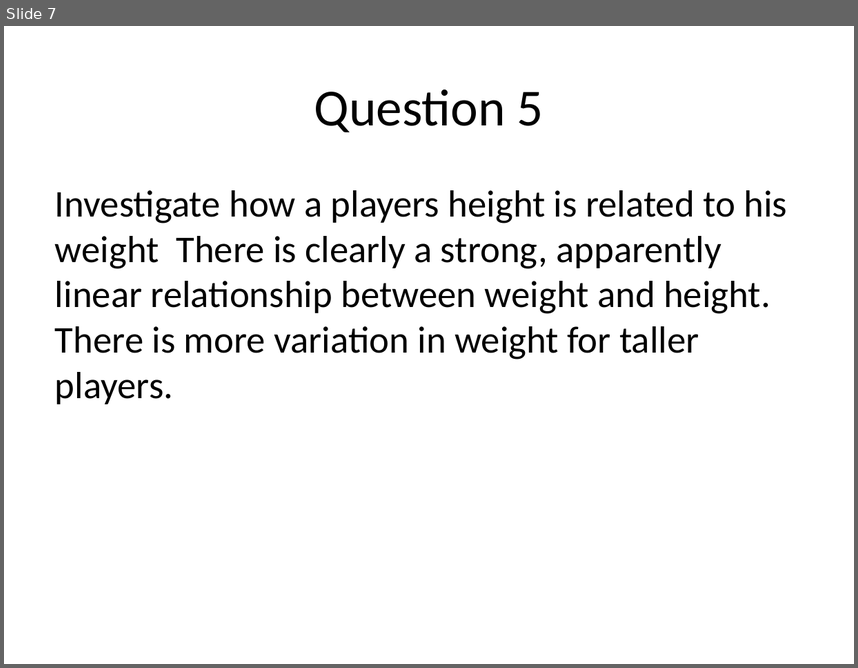
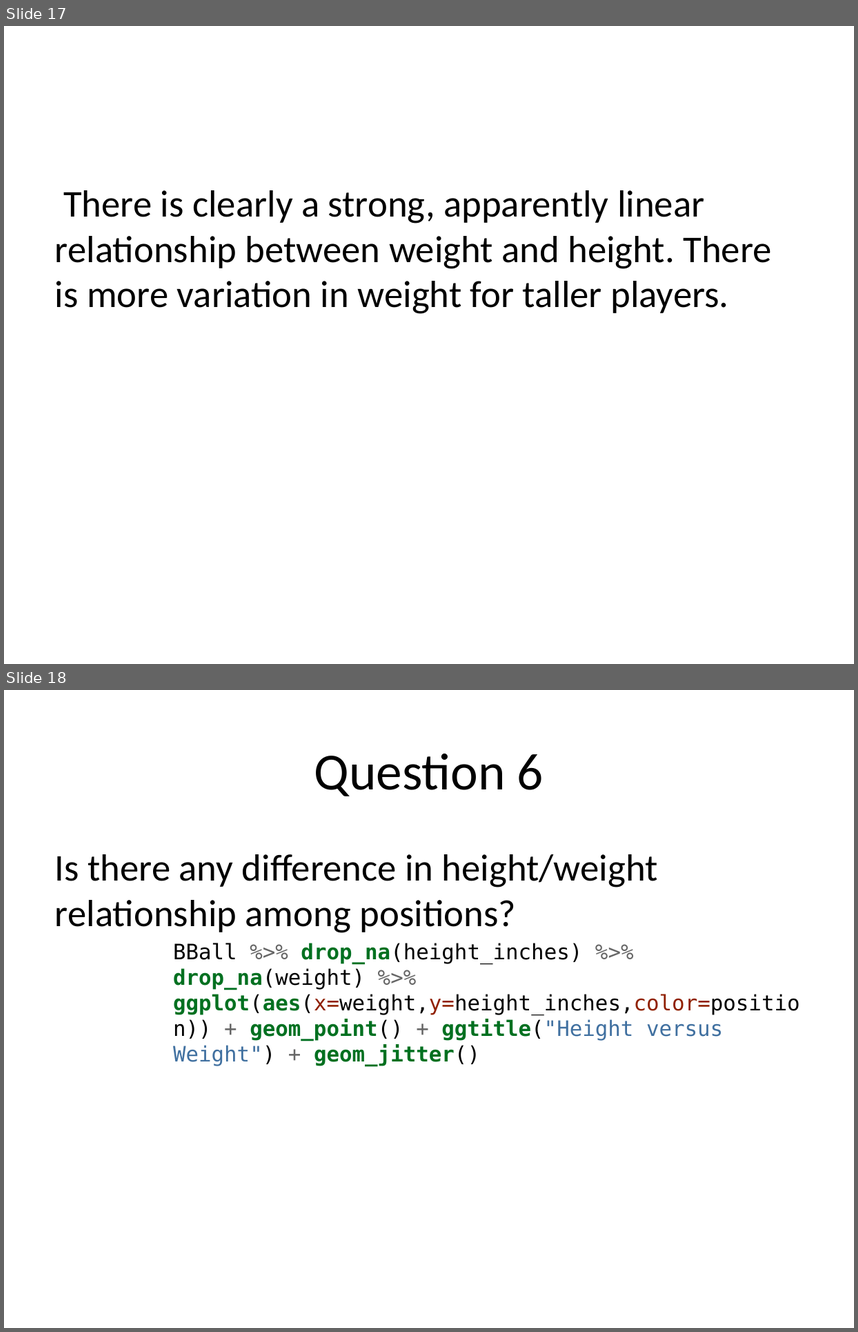
Before and after one commit to rmpalmer/MDS-6306-Doing-Data-Science-Fall-2019, a slide deck: Unit 2/Richard_Palmer_LiveSession_2.pptx. Shown one above the other, each under a label of ours: slide 7 before the commit, slides 17 and 18 after it. The pictures are 858x668 and 858x1332 pixels, drawn with LibreOffice and Linux fonts; fonts in the diff are those of the drawing. Boxes give left, top, right and bottom in pixels: in the first picture for what was removed or moved away, otherwise in the second. Text is boxed around its words. In the diff, an @@ line names an element or a change of style, - is before the commit and + after.

```diff
--- a/Unit 2/Richard_Palmer_LiveSession_2.pptx
+++ b/Unit 2/Richard_Palmer_LiveSession_2.pptx
@@ slide 18 added at (4,690,854,1328), background #FFFFFF @@
@@ title added at (314,753,544,796), 44 pt, text #000000 @@
+Question 6
@@ text added at (55,854,800,1065), 18 pt, text #000000 @@
+Is there any difference in height/weight relationship among positions?
+BBall %>% drop_na(height_inches) %>% drop_na(weight) %>% ggplot(aes(x=weight,y=height_inches,color=position)) + geom_point() + ggtitle("Height versus Weight") + geom_jitter()
@@ what was slide 7 is now slide 17 @@
@@ slide 17 changed as well @@
@@ title removed at (314,89,544,132) @@
-Question 5
@@ text at (55,190,771,314): text changed @@
-Investigate how a players height is related to his weight There is clearly a strong, apparently linear relationship between weight and height. There is more variation in weight for taller players.
+There is clearly a strong, apparently linear relationship between weight and height. There is more variation in weight for taller players.
```
Also in this commit, not shown: 8 other slides changed, 17 other slides added, 1 other file.
